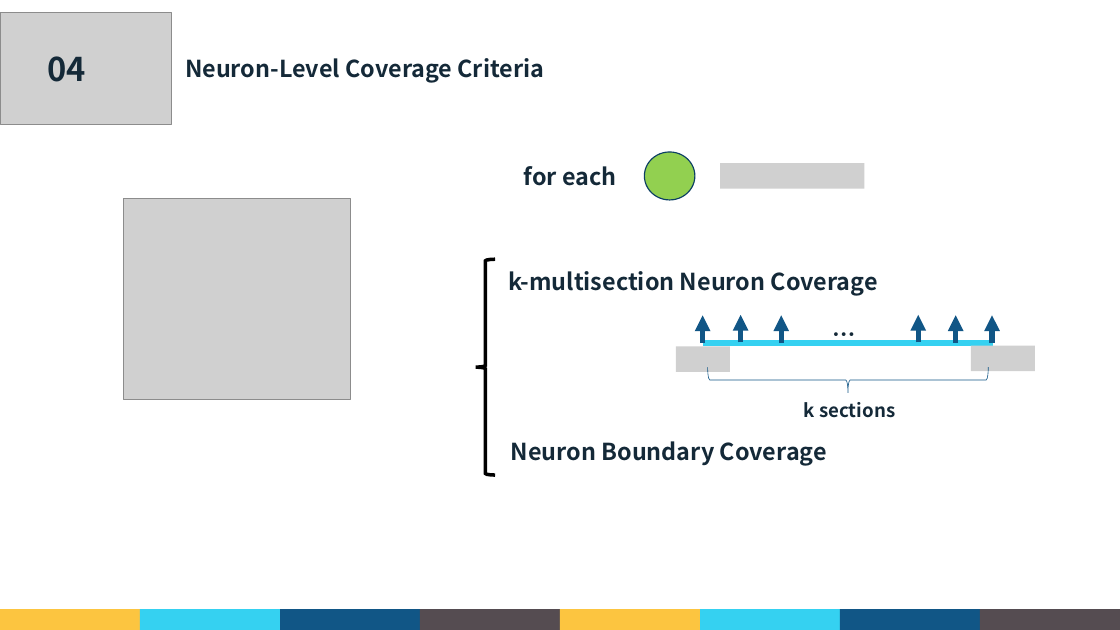
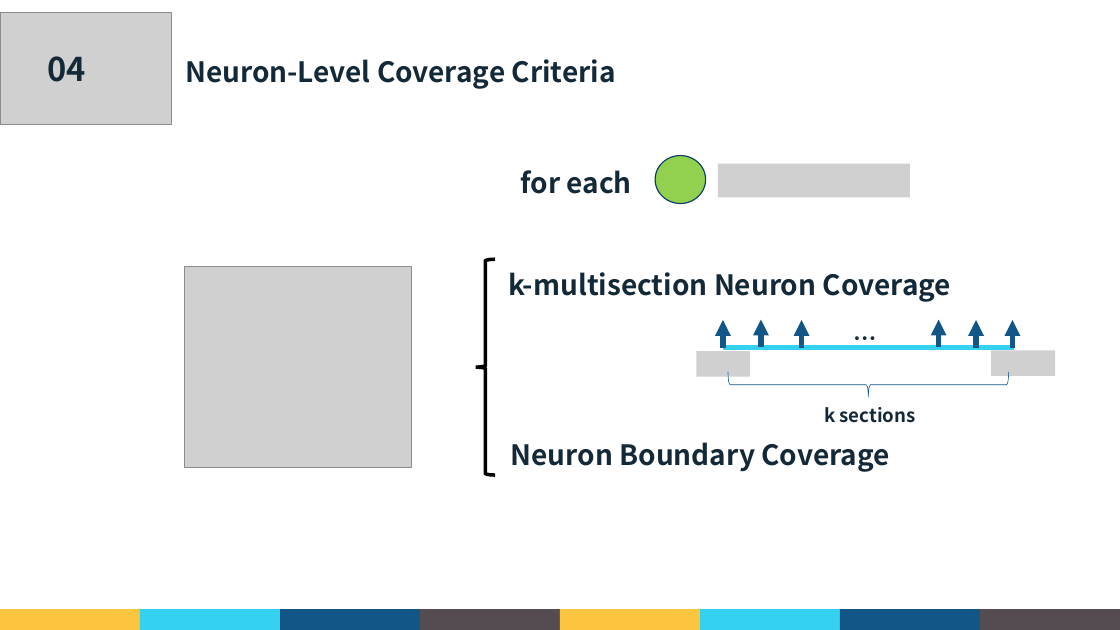
Before and after one commit to GaryHua226/AutomatedTesting, a slide deck: slide 17 of 课堂汇报/郭礼华_181250038.pptx. Drawn at 1120x630 pixels with LibreOffice and Linux fonts; fonts in the diff are those of the drawing; grey boxes stand for pictures; background and template pictures are left out. Boxes give left, top, right and bottom in pixels: in the first picture for what was removed or moved away, otherwise in the second. Text is boxed around its words. In the diff, an @@ line names an element or a change of style, - is before the commit and + after.

Commit message:
change font style

```diff
--- a/课堂汇报/郭礼华_181250038.pptx
+++ b/课堂汇报/郭礼华_181250038.pptx
@@ ellipse: place and size @@
-ellipse at <box>644,152,695,200</box>
+ellipse at <box>655,155,706,203</box>
@@ picture: place and size @@
-picture at <box>720,163,865,188</box>
+picture at <box>718,164,911,197</box>
@@ picture: place and size @@
-picture at <box>124,198,350,400</box>
+picture at <box>185,266,412,468</box>
@@ size 20 to 24 pt in 4 elements at <box>521,170,632,194</box>, <box>185,59,616,89</box>, <box>511,442,889,472</box>, <box>508,272,951,302</box> @@
@@ 6 arrows, 2 pictures, 2 texts, 1 left brace, 1 line: place and size @@
-6 arrows, 2 pictures, 2 texts, 1 left brace, 1 line at <box>676,315,1035,418</box>
+6 arrows, 2 pictures, 2 texts, 1 left brace, 1 line at <box>697,319,1055,423</box>
```
Also in this commit, not shown: 24 other slides changed.
